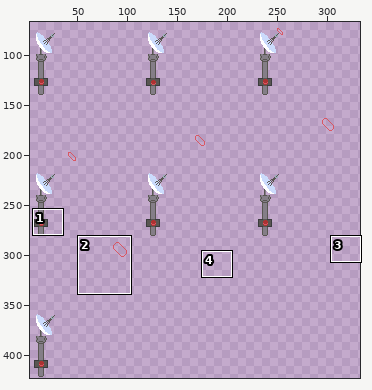
Edited in one commit: sprite sheet (assets/images/antenna.png). Above: a wide view before the commit, with the close-up outlined.
Close-up. Before:
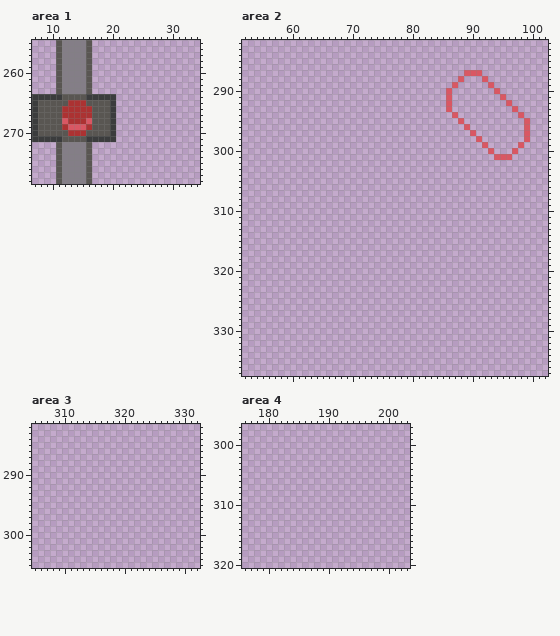
The file is 336x423 pixels. Shown: area 1: x 7..34, y 255..278; area 2: x 52..102, y 282..337; area 3: x 305..332, y 282..305; area 4: x 176..203, y 297..320. The wide view leaves out empty margins. The commit also changed other parts of the picture, which this record leaves out.
And afterwards:
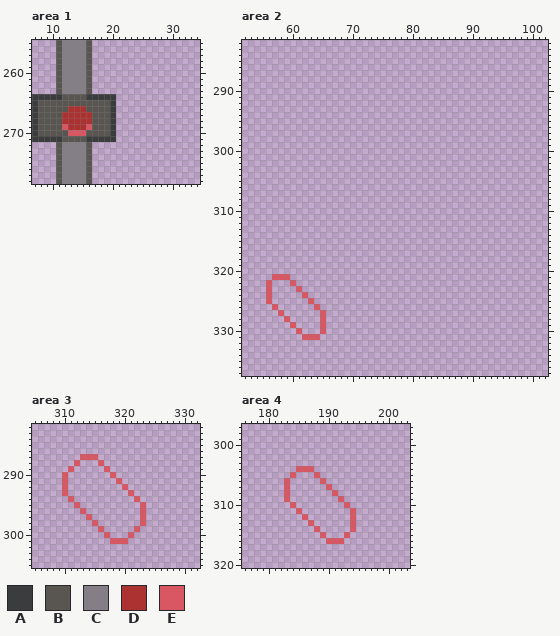
Palette (. is transparent): A #3b3c3d  B #595652  C #847e87  D #ac3232  E #d95763
What changed:
--- area 1
@@ x 10..18 @@
 264 AABBBBAAA
-265 BBBDDDBBB
-266 BBDDDDDBB
+265 BBBBBBBBB
+266 BBBDDDBBB
 267 BBDDDDDBB
-268 BBEDDDEBB
-269 BBDEEEDBB
-270 BBBDDDBBB
+268 BBDDDDDBB
+269 BBEDDDEBB
+270 BBBEEEBBB
 271 AABBBBAAA
--- area 2
@@ x 84..101 @@
 286 ..................
-287 .....EEE..........
-288 ....E...E.........
-289 ...E.....E........
-290 ..E.......E.......
-291 ..E........E......
-292 ..E.........E.....
-293 ..E..........E....
-294 ...E..........E...
-295 ....E..........E..
-296 .....E.........E..
-297 ......E........E..
-298 .......E.......E..
-299 ........E.....E...
-300 .........E...E....
-301 ..........EEE.....
+287 ..................
+288 ..................
+289 ..................
+290 ..................
+291 ..................
+292 ..................
+293 ..................
+294 ..................
+295 ..................
+296 ..................
+297 ..................
+298 ..................
+299 ..................
+300 ..................
+301 ..................
 302 ..................
@@ x 54..67 @@
 320 ..............
-321 ..............
-322 ..............
-323 ..............
-324 ..............
-325 ..............
-326 ..............
-327 ..............
-328 ..............
-329 ..............
-330 ..............
-331 ..............
+321 ...EEE........
+322 ..E...E.......
+323 ..E....E......
+324 ..E.....E.....
+325 ..E......E....
+326 ...E......E...
+327 ....E......E..
+328 .....E.....E..
+329 ......E....E..
+330 .......E...E..
+331 ........EEE...
 332 ..............
--- area 3
@@ x 308..325 @@
 286 ..................
-287 ..................
-288 ..................
-289 ..................
-290 ..................
-291 ..................
-292 ..................
-293 ..................
-294 ..................
-295 ..................
-296 ..................
-297 ..................
-298 ..................
-299 ..................
-300 ..................
-301 ..................
+287 .....EEE..........
+288 ....E...E.........
+289 ...E.....E........
+290 ..E.......E.......
+291 ..E........E......
+292 ..E.........E.....
+293 ..E..........E....
+294 ...E..........E...
+295 ....E..........E..
+296 .....E.........E..
+297 ......E........E..
+298 .......E.......E..
+299 ........E.....E...
+300 .........E...E....
+301 ..........EEE.....
 302 ..................
--- area 4
@@ x 181..196 @@
 303 ................
-304 ................
-305 ................
-306 ................
-307 ................
-308 ................
-309 ................
-310 ................
-311 ................
-312 ................
-313 ................
-314 ................
-315 ................
-316 ................
+304 ....EEE.........
+305 ...E...E........
+306 ..E.....E.......
+307 ..E......E......
+308 ..E.......E.....
+309 ..E........E....
+310 ...E........E...
+311 ....E........E..
+312 .....E.......E..
+313 ......E......E..
+314 .......E.....E..
+315 ........E...E...
+316 .........EEE....
 317 ................
Boxes around the changes in both close-ups, in picture pixels (x1, y1, x2, y2):
changed: (62, 100, 92, 136)
erased: (446, 70, 530, 160)
added: (266, 274, 326, 340)
added: (62, 454, 146, 544)
added: (284, 466, 356, 544)
